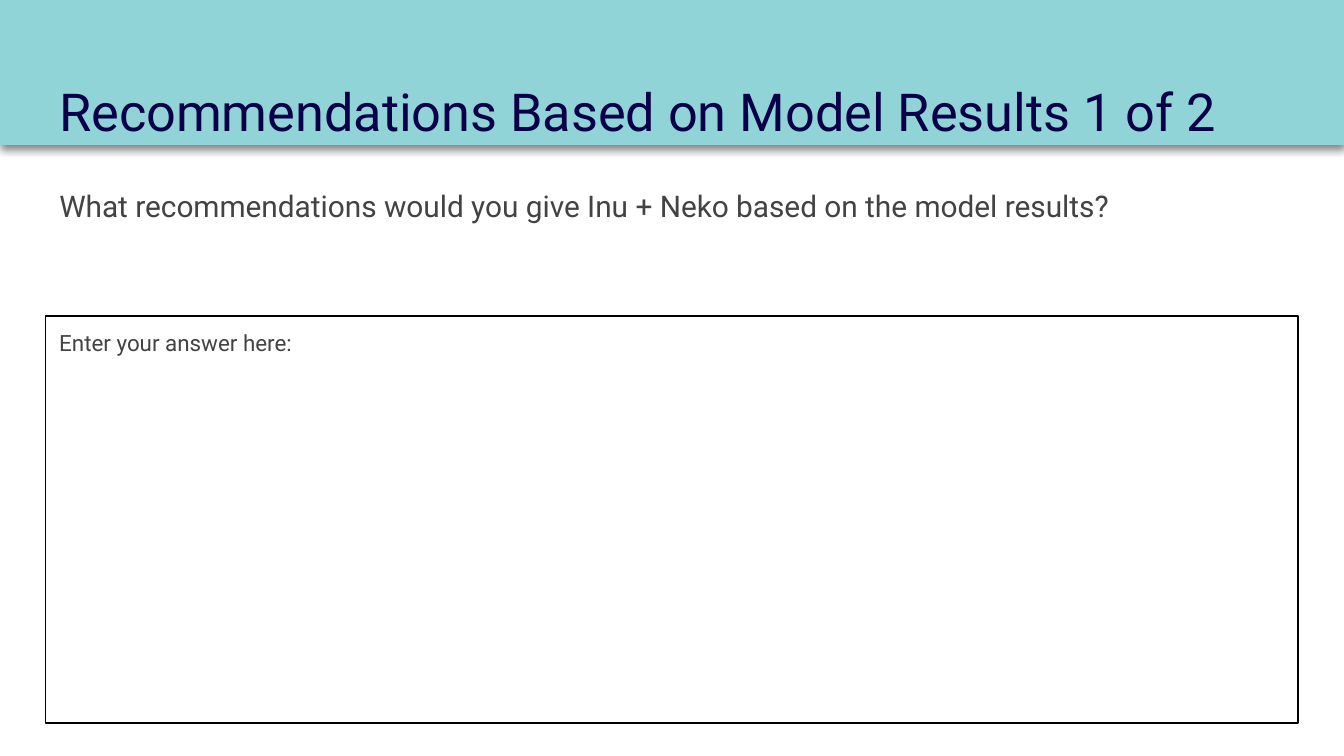
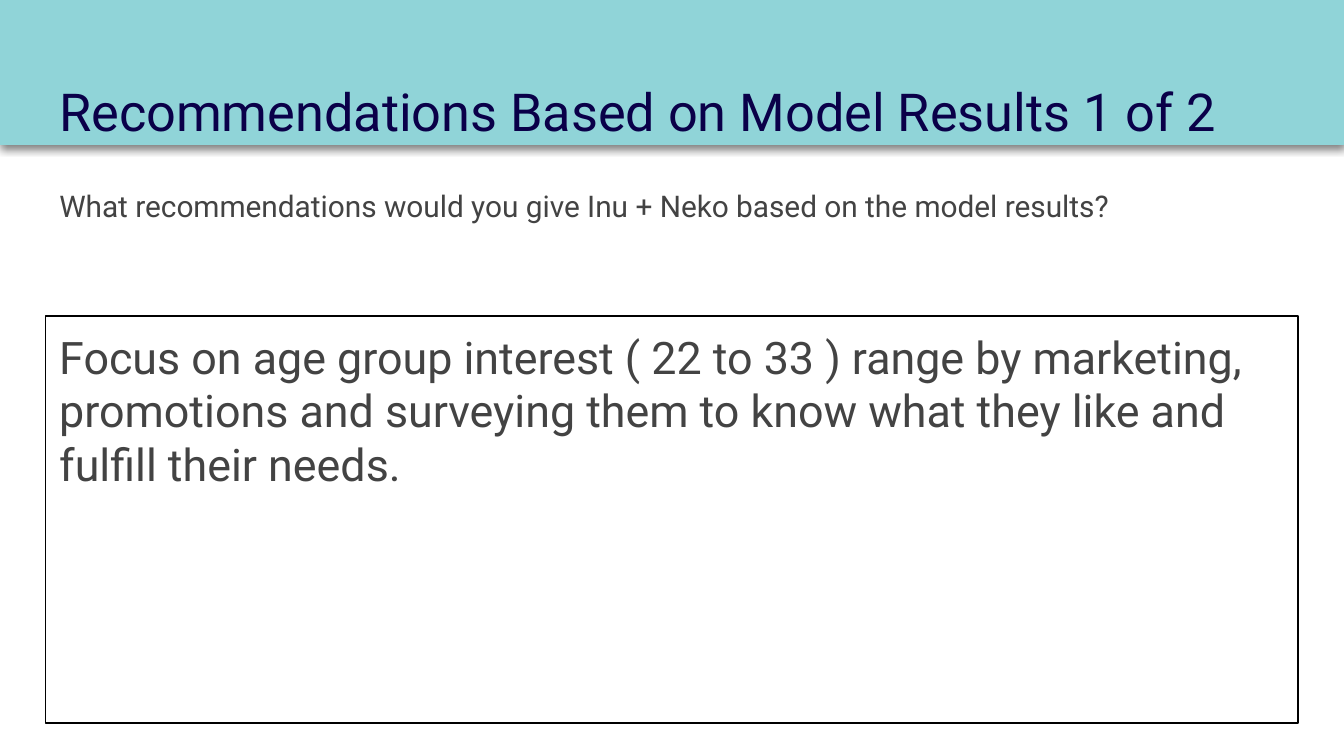
Before and after one commit to dennislamcv1/MetaMarketingAnalytics, a slide deck: slide 14 of Introduction to Data Analytics/Course 2 Capstone Deck.pptx. Drawn at 1344x756 pixels with LibreOffice and Linux fonts; fonts in the diff are those of the drawing. Boxes give left, top, right and bottom in pixels: in the first picture for what was removed or moved away, otherwise in the second. Text is boxed around its words. In the diff, an @@ line names an element or a change of style, - is before the commit and + after.

```diff
--- a/Introduction to Data Analytics/Course 2 Capstone Deck.pptx
+++ b/Introduction to Data Analytics/Course 2 Capstone Deck.pptx
@@ text in rectangle at bbox=[59, 340, 1242, 482]: text changed; size 12 to 24 pt @@
-Enter your answer here:
+Focus on age group interest ( 22 to 33 ) range by marketing, promotions and surveying them to know what they like and fulfill their needs.
```
Also in this commit, not shown: 10 other slides changed, 2 slides added, 2 slides removed, 7 other files.
